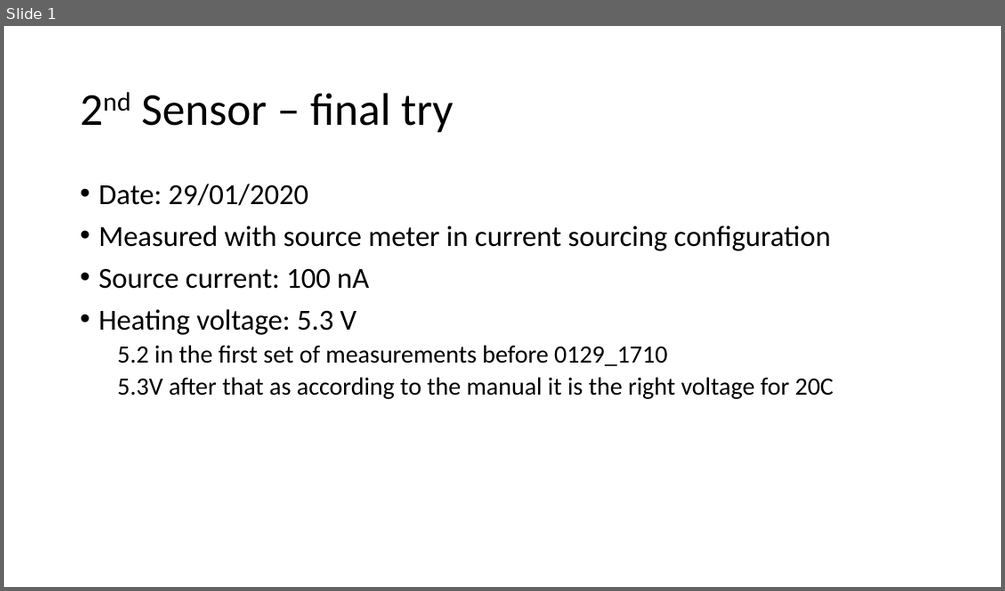
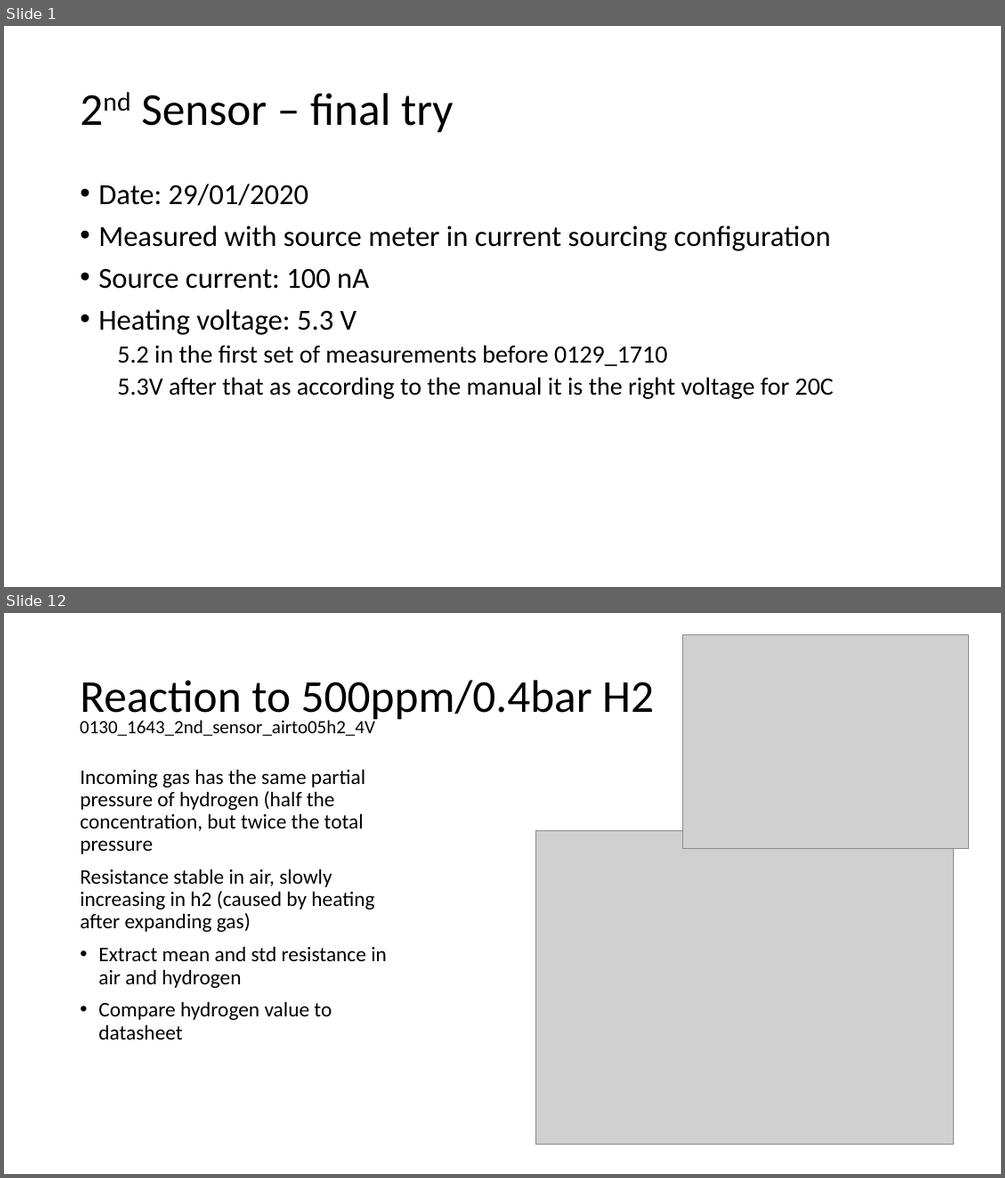
Before and after one commit to HetRijk/MEP_control_software, a slide deck: Measurements/20200129 Second sensor final try/2nd Sensor – final try.pptx. Shown one above the other, each under a label of ours: slide 1 before the commit, slides 1 and 12 after it; the slides between them are not shown. The pictures are 1005x591 and 1005x1178 pixels, drawn with LibreOffice and Linux fonts; fonts in the diff are those of the drawing; grey boxes stand for pictures. Boxes give left, top, right and bottom in pixels: in the first picture for what was removed or moved away, otherwise in the second. Text is boxed around its words. In the diff, an @@ line names an element or a change of style, - is before the commit and + after.

Commit message:
Nearly completed analysis of second sensor data
Only misses check with datasheet to be complete

```diff
--- a/Measurements/20200129 Second sensor final try/2nd Sensor – final try.pptx
+++ b/Measurements/20200129 Second sensor final try/2nd Sensor – final try.pptx
@@ slide 12 added at (x1=4, y1=613, x2=1001, y2=1174), background #FFFFFF @@
@@ picture added at (x1=682, y1=634, x2=968, y2=850) @@
@@ title added at (x1=80, y1=680, x2=654, y2=722), 44 pt, text #000000 @@
+Reaction to 500ppm/0.4bar H2
@@ text added at (x1=80, y1=718, x2=375, y2=736), 18 pt, text #000000 @@
+0130_1643_2nd_sensor_airto05h2_4V
@@ text added at (x1=80, y1=769, x2=387, y2=1039), 20 pt, text #000000 @@
+Incoming gas has the same partial pressure of hydrogen (half the concentration, but twice the total pressure
+Resistance stable in air, slowly increasing in h2 (caused by heating after expanding gas)
+• Extract mean and std resistance in air and hydrogen
+• Compare hydrogen value to datasheet
@@ picture added at (x1=535, y1=831, x2=954, y2=1144) @@
```
Also in this commit, not shown: 3 slides changed, 8 other slides added, 26 other files.
